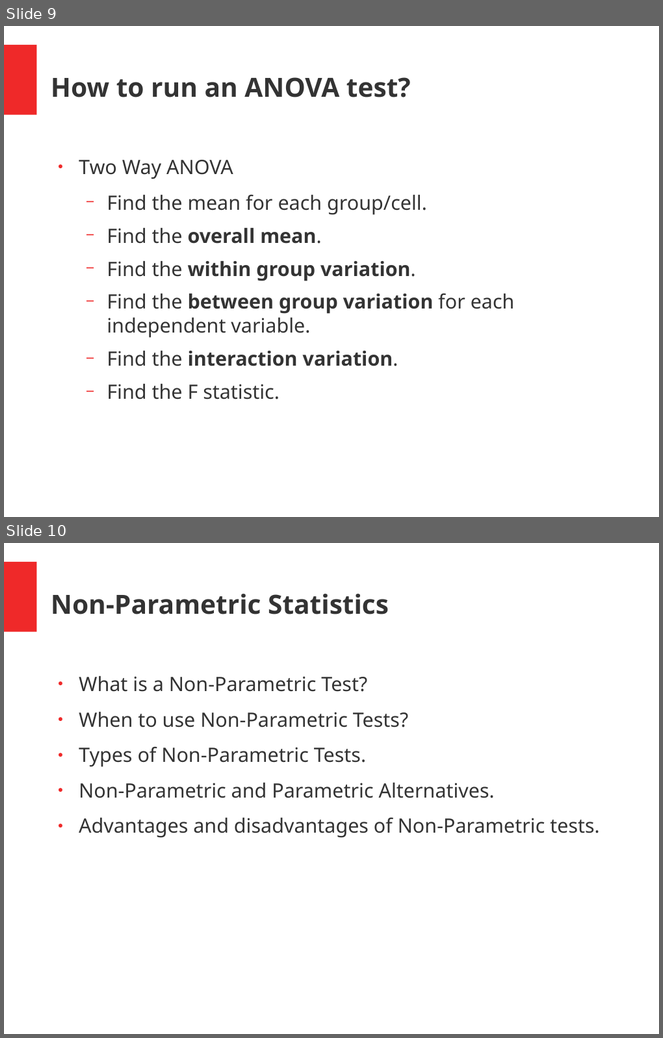
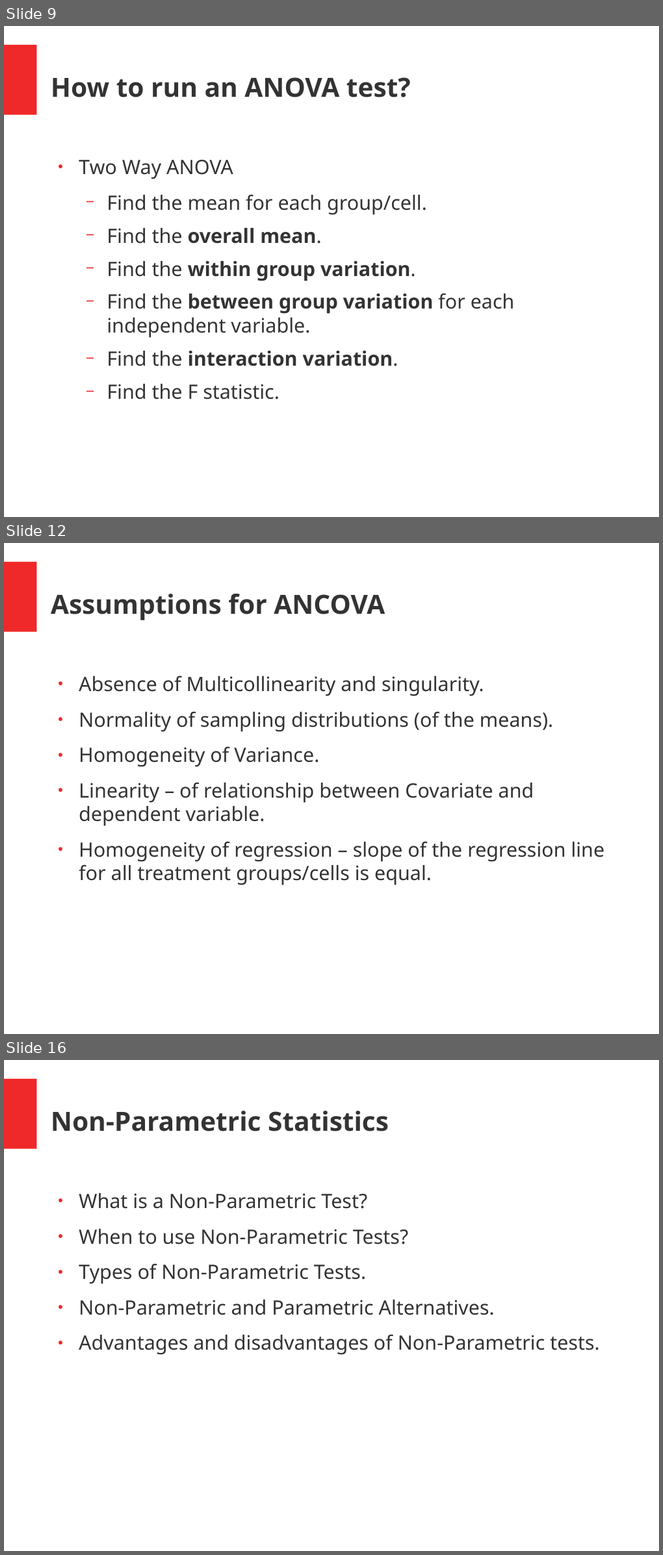
Before and after one commit to manrajoc/LSA-and-SAT, a slide deck: Presentation 1.odp. Shown one above the other, each under a label of ours: slides 9 and 10 before the commit, slides 9, 12 and 16 after it; the slides between them are not shown. The pictures are 663x1038 and 663x1555 pixels, drawn with LibreOffice and Linux fonts; fonts in the diff are those of the drawing. Boxes give left, top, right and bottom in pixels: in the first picture for what was removed or moved away, otherwise in the second. Text is boxed around its words. In the diff, an @@ line names an element or a change of style, - is before the commit and + after.

Commit message:
ancova

```diff
--- a/Presentation 1.odp
+++ b/Presentation 1.odp
@@ slide 12 added at box(4, 543, 659, 1034), background #FFFFFF; not listed: 1 template element that a slide beside it also shows @@
@@ title added at box(51, 594, 385, 620), 32 pt, text #333333, bold @@
+Assumptions for ANCOVA
@@ text added at box(79, 676, 605, 886), 24 pt, text #333333 @@
+● Absence of Multicollinearity and singularity.
+● Normality of sampling distributions (of the means).
+● Homogeneity of Variance.
+● Linearity – of relationship between Covariate and dependent variable.
+● Homogeneity of regression – slope of the regression line for all treatment groups/cells is equal.
@@ what was slide 10 is now slide 16 @@
```
Also in this commit, not shown: 7 slides changed, 5 other slides added.
